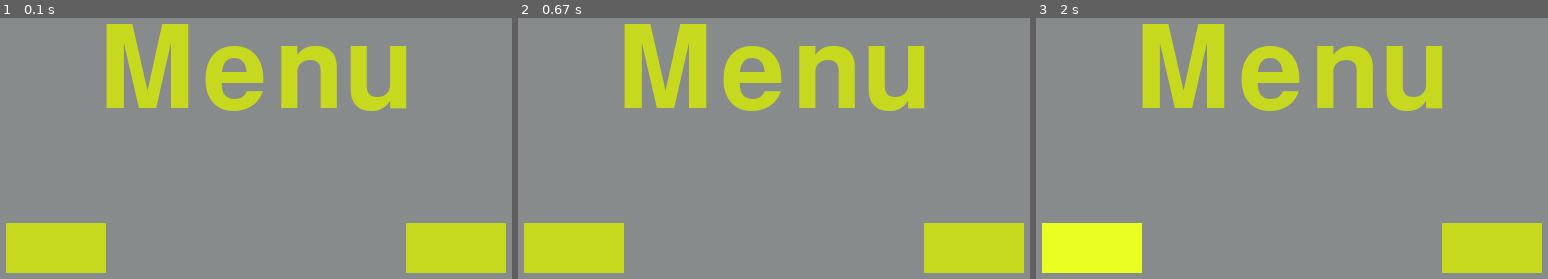
Above: before the commit, frames 1-3 (left to right).
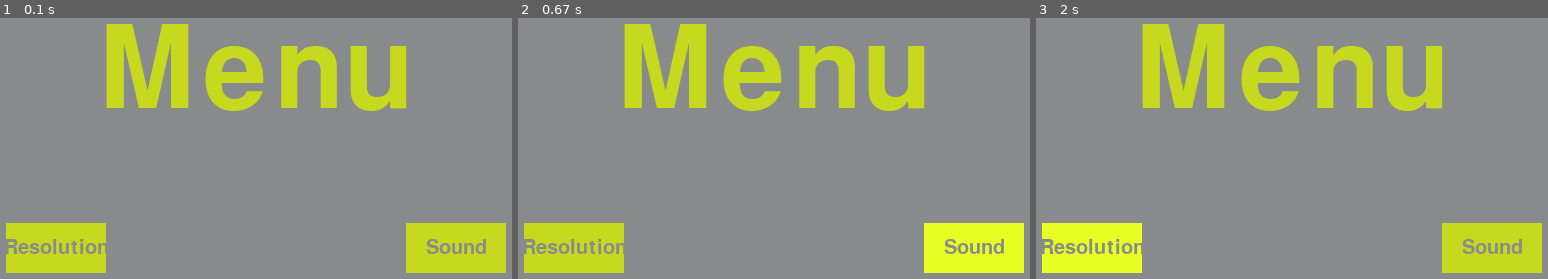
Above: after the commit, the same moments.

Repository: jamesrmuir/Creme_eggs
Game: pygame game, started from Launcher.py
Same seed, same stepped clock (60 frames per second), same inputs: the game is played once before the commit and once after it.
Inputs (mouse positions are in pixels of both pictures, inside the frame that each line leads up to):
- Up to frame 1 (0.1 s): no input
- Up to frame 2 (0.67 s): click (973, 247) at 0.42 s, where only the run after the commit has a clickable "Sound"
- Up to frame 3 (2 s): click (1297, 111) at 0.93 s; click (1092, 247) at 1.77 s, where only the run after the commit has a clickable "Resolution"

The runs differ from the first frame. In frame 1, 0.9% of the frame differs, in the area x 1-95%, y 84-91%; in frame 2, 4.3%, in the area x 1-99%, y 78-98%; in frame 3, 0.9%.

Commit message:
Added button and changed colours and...
changed the textobjects functions so they are colour specific

Diff:
--- a/Launcher.py
+++ b/Launcher.py
@@ -30,13 +30,18 @@
         #Sets screen to white
         gameDisplay.fill(grey)
 
-        #Defines text
+        #Defines text sizes
         largeText = pygame.font.Font("freesansbold.ttf", 115)
-        TextSurf, TextRect = textObjects("Menu", largeText)
+        smallText = pygame.font.Font("freesansbold.ttf",  20)
+
+        #Displays menu
+        TextSurf, TextRect = textObjectsYellow("Menu", largeText)
+
+
         TextRect.center = ((commonVariables.displayWidth/2),(commonVariables.displayHeight/2))
         gameDisplay.blit(TextSurf, TextRect)
 
-
+        #Gets mouse position
         mouse = pygame.mouse.get_pos()
 
         #print(mouse)
@@ -47,13 +52,32 @@
         else:
             pygame.draw.rect(gameDisplay, yellow,(150,450,100,50))
 
+        #Button One Text
+        textSurf, textRect = textObjectsGrey("Resolution", smallText)
+        textRect.center = ( (150+(100/2)), (450+(50/2)) )
+        gameDisplay.blit(textSurf, textRect)
+
         #Button Two
-        pygame.draw.rect(gameDisplay, yellow,(550,450,100,50))
+        if 550+100 > mouse[0] > 550 and 450+50 > mouse[1] > 450:
+            pygame.draw.rect(gameDisplay, brightYellow,(550,450,100,50))
+        else:
+            pygame.draw.rect(gameDisplay, yellow,(550,450,100,50))
+
+        #Button TwoText
+        textSurf, textRect = textObjectsGrey("Sound", smallText)
+        textRect.center = ( (550+(100/2)), (450+(50/2)) )
+        gameDisplay.blit(textSurf, textRect)
+
+        #Update display
         pygame.display.update()
         clock.tick(15)
 
-def textObjects(text, font):
+def textObjectsYellow(text, font):
     textSurface = font.render(text, True, yellow)
+    return textSurface, textSurface.get_rect()
+
+def textObjectsGrey(text, font):
+    textSurface = font.render(text, True, grey)
     return textSurface, textSurface.get_rect()
 
 def message_display(text):
